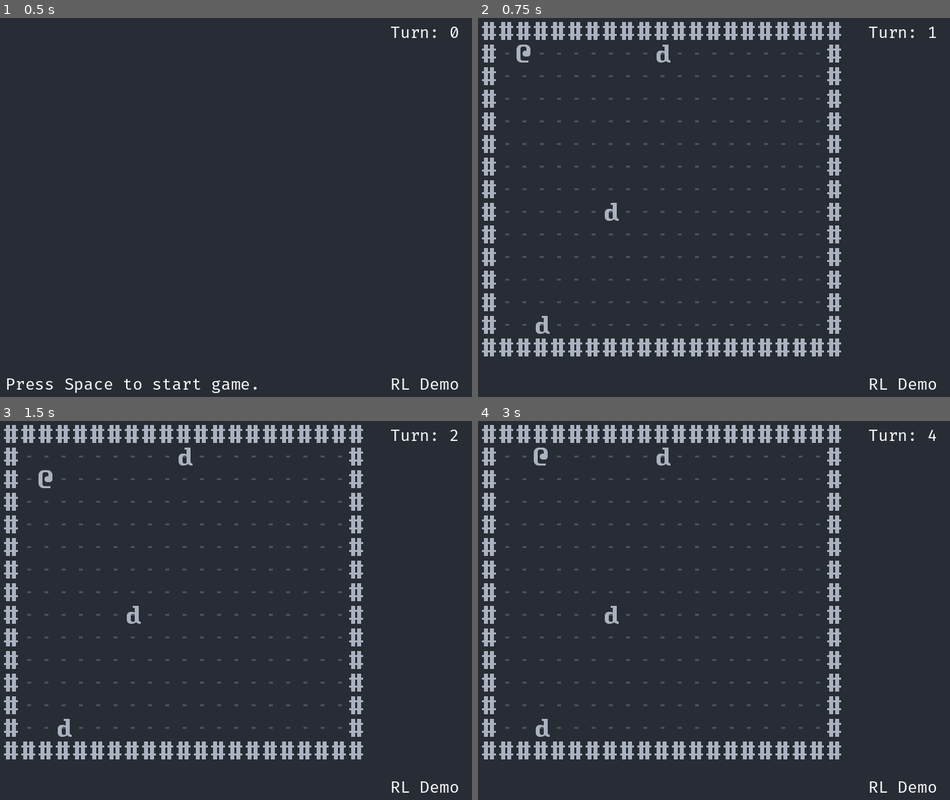
Above: before the commit, frames 1-4 (two rows, left to right).
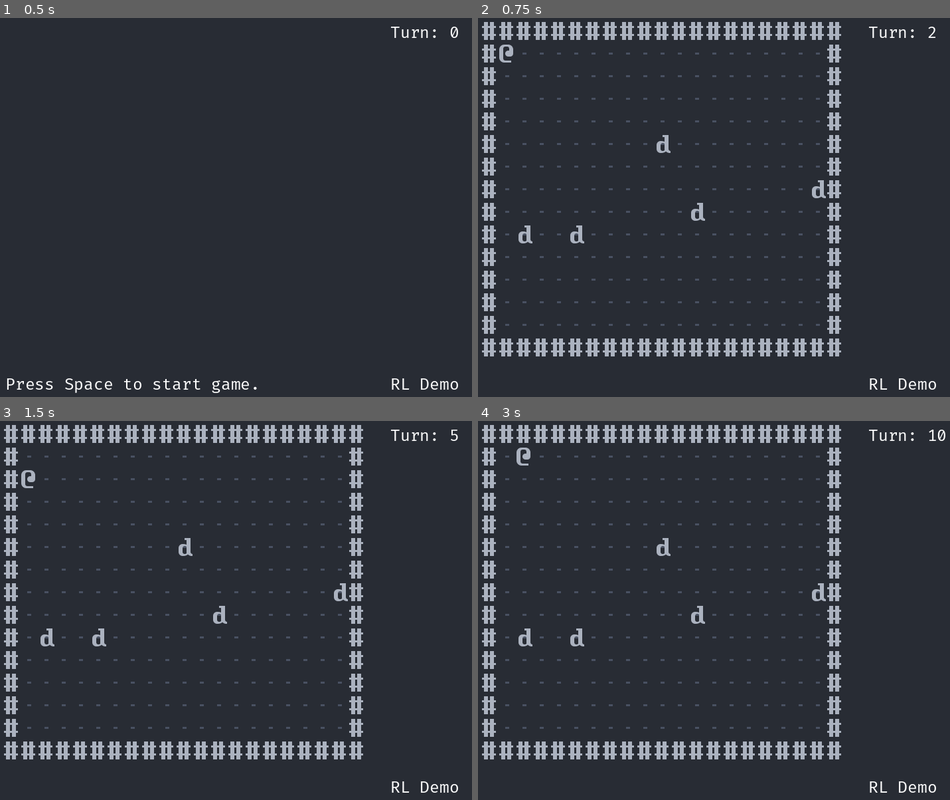
Above: after the commit, the same moments.

Repository: dave470003/froxis
Game: Godot game, scene res://scene/main/MainScene.tscn
Two runs of this game, one before a commit and one after it. Both use one fixed random seed, a clock stepped at 60 frames per second and the inputs below.
Inputs:
- Up to frame 1 (0.5 s): no input
- Up to frame 2 (0.75 s): tap Space (init_world) at 0.5, 0.6 s; hold Right (move_right) from 0.53 s (still down)
- Up to frame 3 (1.5 s): tap Space (init_world) at 1.25, 1.35 s; release Right (move_right) at 1.28 s; hold Down (move_down) from 1.28 s (still down)
- Up to frame 4 (3 s): tap Enter at 2 s; release Down (move_down) at 2.03 s; hold Right (move_right) 2.03-2.78 s; tap Space (init_world) at 2.1, 2.75, 2.85 s; hold Up (move_up) from 2.78 s (still down)

Frame 1 is identical in both runs. In frame 2, 0.8% of the frame differs, in the area x 4-98%, y 2-84%; in frame 3, 0.8%; in frame 4, 0.9%, in the area x 8-100%, y 2-84%.

Commit message:
Step 9 of wiki. Reload functionality and also randomize the dwarves

Diff:
--- a/library/InputName.gd
+++ b/library/InputName.gd
@@ -3,3 +3,4 @@
 const MOVE_UP: String = "move_up"
 const MOVE_DOWN: String = "move_down"
 const INIT_WORLD: String = "init_world"
+const RELOAD: String = "reload"
--- a/project.godot
+++ b/project.godot
@@ -51,6 +51,11 @@
 "events": [Object(InputEventKey,"resource_local_to_scene":false,"resource_name":"","device":-1,"window_id":0,"alt_pressed":false,"shift_pressed":false,"ctrl_pressed":false,"meta_pressed":false,"pressed":false,"keycode":0,"physical_keycode":32,"key_label":0,"unicode":32,"echo":false,"script":null)
 ]
 }
+reload={
+"deadzone": 0.5,
+"events": [Object(InputEventKey,"resource_local_to_scene":false,"resource_name":"","device":-1,"window_id":0,"alt_pressed":false,"shift_pressed":false,"ctrl_pressed":false,"meta_pressed":false,"pressed":false,"keycode":0,"physical_keycode":32,"key_label":0,"unicode":32,"echo":false,"script":null)
+]
+}
 
 [rendering]
 
--- a/scene/main/InitWorld.gd
+++ b/scene/main/InitWorld.gd
@@ -1,21 +1,25 @@
 extends Node2D
 
-signal sprite_created(new_sprite)
+const DungeonBoard := preload("res://scene/main/DungeonBoard.gd")
 
 @onready var Player := preload("res://sprite/PC.tscn") as PackedScene
 @onready var Dwarf := preload("res://sprite/Dwarf.tscn") as PackedScene
 @onready var Wall := preload("res://sprite/Wall.tscn") as PackedScene
 @onready var Floor := preload("res://sprite/Floor.tscn") as PackedScene
 
+var _rng := RandomNumberGenerator.new()
+var _ref_DungeonBoard: DungeonBoard
 var _new_GroupName := preload("res://library/GroupName.gd").new()
 var _new_ConvertCoord := preload("res://library/ConvertCoord.gd").new()
 var _new_DungeonSize := preload("res://library/DungeonSize.gd").new()
 var _new_InputName := preload("res://library/InputName.gd").new()
 var _initialized: bool = false
 
+signal sprite_created(new_sprite)
+
 # Called when the node enters the scene tree for the first time.
 func _ready() -> void:
-	pass
+	_rng.randomize()
 
 func _create_sprite(prefab: PackedScene, group: String, x: int, y: int,
 		x_offset: int = 0, y_offset: int = 0) -> void:
@@ -31,9 +35,20 @@
 	_create_sprite(Player, _new_GroupName.PC, 1, 1)
 
 func _create_dwarves():
-	_create_sprite(Dwarf, _new_GroupName.DWARF, 10, 1)
-	_create_sprite(Dwarf, _new_GroupName.DWARF, 3, 13)
-	_create_sprite(Dwarf, _new_GroupName.DWARF, 7, 8)
+	var dwarf: int = _rng.randi_range(3, 6)
+	var x: int
+	var y: int
+
+	while dwarf > 0:
+		x = _rng.randi_range(1, _new_DungeonSize.MAX_X - 1)
+		y = _rng.randi_range(1, _new_DungeonSize.MAX_Y - 1)
+
+		if _ref_DungeonBoard.has_sprite(_new_GroupName.WALL, x, y) \
+				or _ref_DungeonBoard.has_sprite(_new_GroupName.DWARF, x, y) \
+				or (x == 1 and y == 1):
+			continue
+		_create_sprite(Dwarf, _new_GroupName.DWARF, x, y)
+		dwarf -= 1
 
 func _create_walls_and_floor():
 	# for now will just be one big room.
--- a/scene/main/MainScene.gd
+++ b/scene/main/MainScene.gd
@@ -8,6 +8,7 @@
 	var removeObject = get_node("RemoveObject")
 	get_node("PCMove")._ref_Schedule = schedule
 	get_node("EnemyAI")._ref_Schedule = schedule
+	get_node("InitWorld")._ref_DungeonBoard = dungeonBoard
 	get_node("PCMove")._ref_DungeonBoard = dungeonBoard
 	get_node("PCMove/PCAttack")._ref_DungeonBoard = dungeonBoard
 	get_node("PCMove/PCAttack")._ref_RemoveObject = removeObject
--- a/scene/main/MainScene.tscn
+++ b/scene/main/MainScene.tscn
@@ -7,6 +7,7 @@
 [ext_resource type="Script" path="res://scene/main/Schedule.gd" id="4_1ec4g"]
 [ext_resource type="Script" path="res://scene/main/EnemyAI.gd" id="5_8vwha"]
 [ext_resource type="Script" path="res://scene/main/PCAttack.gd" id="5_o6eaf"]
+[ext_resource type="Script" path="res://scene/main/ReloadGame.gd" id="6_ceh1i"]
 [ext_resource type="Script" path="res://scene/main/DungeonBoard.gd" id="7_8pe1w"]
 [ext_resource type="Script" path="res://scene/main/RemoveObject.gd" id="9_trlfh"]
 
@@ -28,6 +29,9 @@
 [node name="PCAttack" type="Node2D" parent="PCMove"]
 script = ExtResource("5_o6eaf")
 
+[node name="ReloadGame" type="Node2D" parent="PCMove"]
+script = ExtResource("6_ceh1i")
+
 [node name="Schedule" type="Node2D" parent="."]
 script = ExtResource("4_1ec4g")
 
--- a/scene/main/PCMove.gd
+++ b/scene/main/PCMove.gd
@@ -36,18 +36,36 @@
 	var x: int = source[0]
 	var y: int = source[1]
 
-	if event.is_action_pressed(_new_InputName.MOVE_LEFT) && !event.is_echo():
-		x -= 1
-	elif event.is_action_pressed(_new_InputName.MOVE_RIGHT) && !event.is_echo():
-		x += 1
-	elif event.is_action_pressed(_new_InputName.MOVE_UP) && !event.is_echo():
-		y -= 1
-	elif event.is_action_pressed(_new_InputName.MOVE_DOWN) && !event.is_echo():
-		y += 1
+	if _is_move_input(event):
+		if event.is_action_pressed(_new_InputName.MOVE_LEFT) && !event.is_echo():
+			x -= 1
+		elif event.is_action_pressed(_new_InputName.MOVE_RIGHT) && !event.is_echo():
+			x += 1
+		elif event.is_action_pressed(_new_InputName.MOVE_UP) && !event.is_echo():
+			y -= 1
+		elif event.is_action_pressed(_new_InputName.MOVE_DOWN) && !event.is_echo():
+			y += 1
+	elif _is_reload_input(event):
+		print("reload")
 	else:
 		return
 
 	_try_move(x,y)
+
+func _is_move_input(event):
+	if (event.is_action_pressed(_new_InputName.MOVE_LEFT)
+		|| event.is_action_pressed(_new_InputName.MOVE_RIGHT)
+		|| event.is_action_pressed(_new_InputName.MOVE_UP)
+		|| event.is_action_pressed(_new_InputName.MOVE_DOWN)
+	):
+		if !event.is_echo():
+			return true
+	return false
+
+func _is_reload_input(event):
+	if event.is_action_pressed(_new_InputName.RELOAD):
+		return true
+	return false
 
 func _on_Schedule_turn_started(current_sprite: Sprite2D) -> void:
 	if current_sprite.is_in_group(_new_GroupName.PC):
--- /dev/null
+++ b/scene/main/ReloadGame.gd
@@ -0,0 +1,21 @@
+extends Node2D
+
+
+# Called when the node enters the scene tree for the first time.
+func _ready():
+	pass # Replace with function body.
+
+
+# Called every frame. 'delta' is the elapsed time since the previous frame.
+func _process(delta):
+	pass
+
+func reload() -> void:
+	var new_scene: Node2D = load("res://scene/main/MainScene.gd").instance()
+	var old_scene: Node2D = get_tree().current_scene
+
+	get_tree().root.add_child(new_scene)
+	get_tree().current_scene = new_scene
+
+	get_tree().root.remove_child(old_scene)
+	old_scene.queue_free()
Not shown: 1 places in scene/main/MainScene.tscn that only renumber resources
